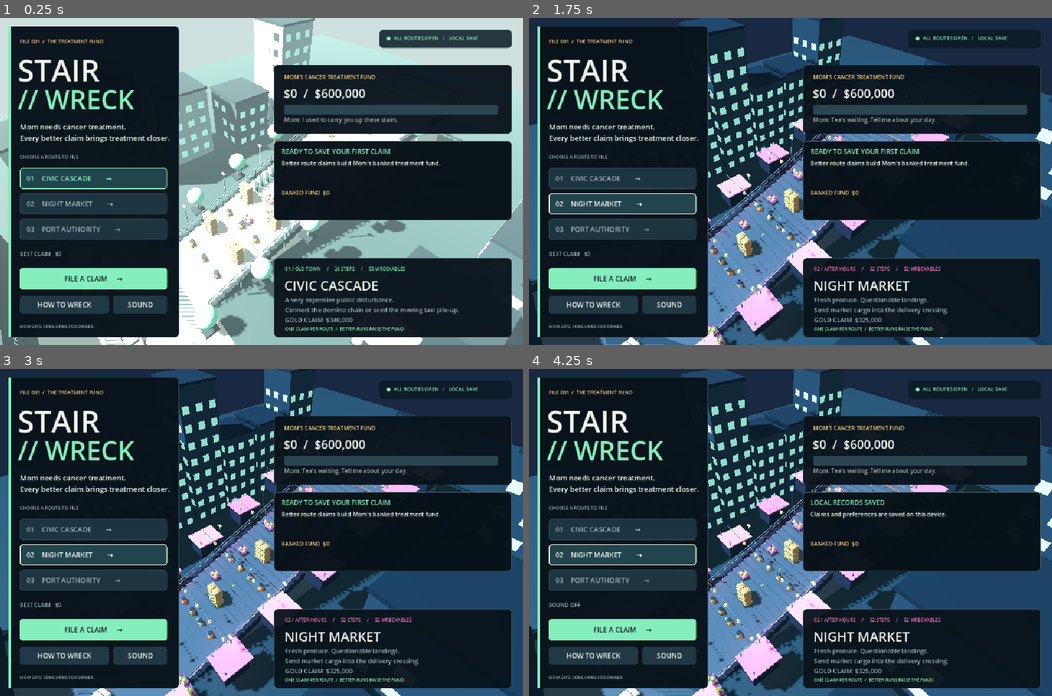
Above: before the commit, frames 1-4 (two rows, left to right).
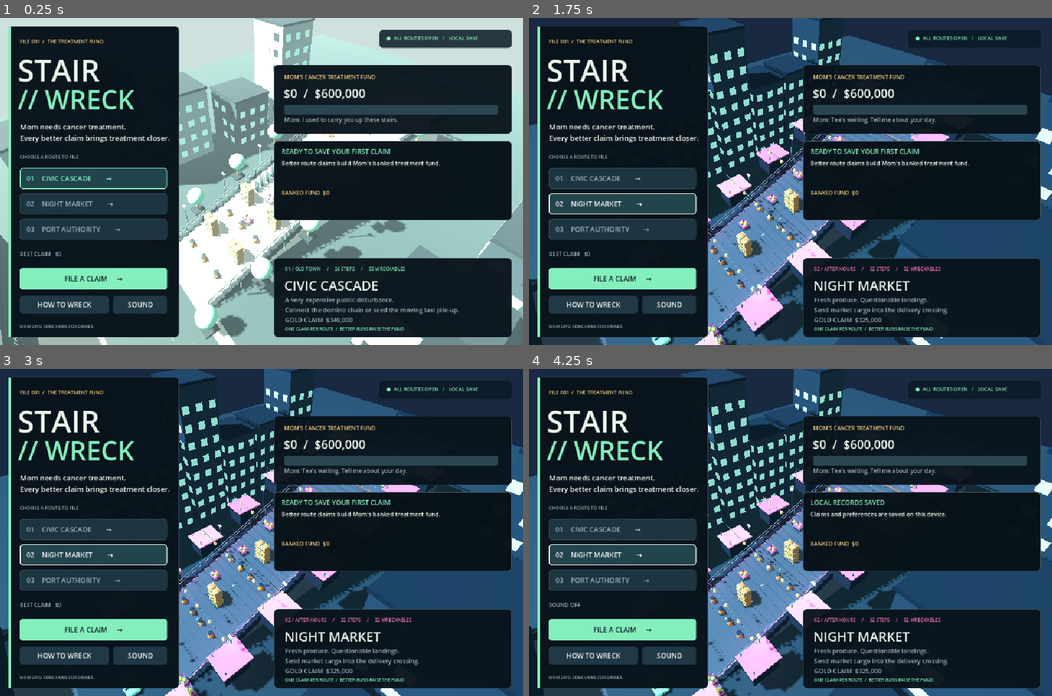
Above: after the commit, the same moments.

Repository: tyler-lemke/skate-dismount
Game: Godot game, scene res://scenes/main.tscn
Same seed, same stepped clock (60 frames per second), same inputs: the game is played once before the commit and once after it. Sound files missing from this copy of the repository are replaced by a short silence.
Inputs (mouse positions are in pixels of both pictures, inside the frame that each line leads up to):
- Up to frame 1 (0.25 s): no input
- Up to frame 2 (1.75 s): click "01 CIVIC CASCADE →" at 0.5 s; tap Enter at 1.25 s; move the mouse to (905, 165) at 1.27 s; hold D from 1.28 s (still down); tap Tab at 1.35 s; click (905, 165) at 1.42 s; tap Space at 1.52 s
- Up to frame 3 (3 s): release D at 2 s; click "02 NIGHT MARKET →" at 2 s; drag from (156, 548) to (235, 597) at 2.77 s
- Up to frame 4 (4.25 s): move the mouse to (842, 460) at 3.52 s; hold D from 3.53 s (still down); tap M at 3.6 s

The runs differ from the first frame. In frame 1, 1.0% of the frame differs, in the area x 18-51%, y 49-100%; in frame 2, 0.3%; in frame 3, 0.4%; in frame 4, 0.4%.

Commit message:
reconstruct: Recover route relays, traffic cascades and campaign verification
Reconstructed retrospectively on 2026-10-31; this is not an original development commit.
Evidence checkpoint (UTC): 2026-10-05T04:56:25.279Z
Evidence: Recorded agent tool calls; only recoverable literal writes and context-matched edits
Literal edits are recovered conservatively; unavailable operations and binary history remain documented gaps.
Date source is recorded tool-call/snapshot evidence, not inferred original Git history.

Diff:
--- a/scripts/world_builder.gd
+++ b/scripts/world_builder.gd
@@ -61,9 +61,12 @@
 			box(Vector3(x,sy+.7,z),Vector3(.09,1.4,.09),"steel")
 		beam(Vector3(x,h+1.4,0),Vector3(x,1.4,length),.075,"steel")
 		beam(Vector3(x,h+.85,0),Vector3(x,.85,length),.04,"accent")
-	static_box("Crash plaza",Vector3(0,-.25,length+9),Vector3(34,.5,18),"concrete")
-	# Flat cross-road continues through genuine curb openings; no invisible wrap.
-	static_box("Traffic cross road",Vector3(0,-.25,length+6.5),Vector3(76,.5,10),"asphalt")
+	# One continuous support hull prevents coplanar slab edges from catching
+	# a car's slightly compressed floor contact as it enters the plaza.
+	static_box("Traffic cross road",Vector3(0,-.25,length+9),Vector3(76,.5,18),"asphalt")
+	# Separate apron surfaces also remove the old overlapping road/plaza faces.
+	box(Vector3(0,.0015,length+.75),Vector3(34,.003,1.5),"concrete")
+	box(Vector3(0,.0015,length+14.75),Vector3(34,.003,6.5),"concrete")
 	static_box("Containment at end",Vector3(0,4.0,length+18),Vector3(36,8.0,.8),"ink")
 	label_3d("END OF THE LINE",Vector3(0,5.5,length+17.58),.75,level.color,Vector3(0,PI,0))
 	label_3d("THANK YOU FOR YOUR COLLATERAL",Vector3(0,4.3,length+17.57),.26,Color("eff5ec"),Vector3(0,PI,0))
@@ -72,8 +75,9 @@
 		static_box("Plaza lower curb",Vector3(x,.45,length+15),Vector3(.5,.9,6),"ink")
 	for x in range(-30,31,4):
 		box(Vector3(x,.015,length+5.35),Vector3(1.6,.025,.08),"yellow")
-	for lane_z in [3.7,7.0]:
-		label_3d("TRAFFIC  >>>",Vector3(9,.035,length+lane_z),.18,level.color,Vector3(-PI/2,0,0))
+	label_3d("TRAFFIC  >>>",Vector3(9,.035,length+3.7),.18,level.color,Vector3(-PI/2,0,0))
+	label_3d("TAXI QUEUE",Vector3(2,.035,length+6.0),.14,level.color,Vector3(-PI/2,0,0))
+	label_3d("<<<  ONCOMING",Vector3(9,.035,length+8.3),.18,level.color,Vector3(-PI/2,0,0))
 	# Start-line runway, arrow inlays, and readable track branding.
 	for z in [-14,-10,-6,-2]:
 		for x in [-2.5,0,2.5]:
@@ -138,8 +142,10 @@
 		for step in range(9,14): spawn("domino",3.3,step*level.run+.5)
 		for step in [14,20]:
 			for side in [-1,1]:
+				# Keep the outside traffic approach clear of the fitted forearm hull.
+				var stack_x: float=side*3.25+(.30 if side<0 else 0.0)
 				for layer in range(3):
-					for offset in [-.52,.52]: spawn("crate",side*3.25+offset,step*level.run+.5,layer*1.05)
+					for offset in [-.52,.52]: spawn("crate",stack_x+offset,step*level.run+.5,layer*1.05)
 		for step in [17,23]:
 			for x in [-3.25,0,3.25]: spawn("barrel",x,step*level.run+.5)
 	elif index == 1:
@@ -163,7 +169,12 @@
 				for layer in range(3): spawn("crate",x,step*level.run+.5,layer*1.05)
 		for step in [14,21,29,36]:
 			for x in [-3.3,0,3.3]: spawn("barrel",x,step*level.run+.5)
-		for x in [-5.2,-2.6,0,2.6,5.2]: spawn("barrel",x,level.steps*level.run+2)
+		# Clear the outside landing while keeping this drum in the cargo avalanche.
+		for x in [-4.8,-2.6,0,2.6,5.2]: spawn("barrel",x,level.steps*level.run+2)
+		# The heavy taxi needs a nearby light relay to reach the drum/cargo line.
+		# Its first relay clears the taxi by .14m and catches a glancing strike;
+		# downstream relays offer a second path into the existing step14 drum.
+		for step in range(10,14): spawn("domino",4.6 if step==10 else 3.4,step*level.run+.5)
 	# Leave the outside approach strips clear, including the launch apron.
 	for x in [-2.0,2.0]: spawn("cone",x,-1.4)
 	for x in [-5.6,5.6]: spawn("barrier",x,level.steps*level.run+11)
@@ -211,12 +222,13 @@
 func populate_traffic() -> void:
 	var length: float = level.steps * level.run
 	# Finite launch-relative fleet. Waiting in READY never advances these encounters.
-	# Civic: passing lanes and a staggered rank. Market: an authored turning lane.
-	# Port: a diagonal approach and narrow terminal gate. All retain physical momentum.
+	# A drives the near lane, B waits in the middle, and C passes in opposition.
+	# Healthy hulls clear each other; a struck B can slide into C's moving lane.
+	# Market keeps its authored turn; Port keeps its diagonal terminal merge.
 	var specs: Array = [
-		[{"x":-19.0,"z":3.7,"speed":5.5,"dir":1},{"x":-20.0,"z":7.0,"speed":6.0,"dir":1},{"x":4.0,"z":9.0,"speed":0.0,"dir":1}],
-		[{"x":-18.0,"z":3.7,"speed":4.2,"dir":1},{"x":-27.0,"z":7.0,"speed":7.0,"dir":1},{"x":1.5,"z":10.0,"speed":0.0,"dir":1,"yaw":.35}],
-		[{"x":-25.0,"z":2.5,"speed":5.8,"dir":1},{"x":-27.0,"z":7.0,"speed":6.5,"dir":1},{"x":3.0,"z":10.0,"speed":0.0,"dir":1,"yaw":PI*.25}]
+		[{"x":-21.0,"z":3.7,"speed":6.5,"dir":1},{"x":2.0,"z":6.0,"speed":0.0,"dir":1},{"x":25.0,"z":8.3,"speed":4.0,"dir":-1}],
+		[{"x":-23.0,"z":3.7,"speed":6.0,"dir":1},{"x":2.0,"z":6.0,"speed":0.0,"dir":1},{"x":25.0,"z":8.3,"speed":4.0,"dir":-1}],
+		[{"x":-27.0,"z":4.3,"speed":6.5,"dir":1},{"x":2.0,"z":6.0,"speed":0.0,"dir":1},{"x":25.0,"z":8.3,"speed":4.0,"dir":-1}]
 	][index]
 	for spec in specs:
 		var car := TrafficCar.new()
--- a/tests/test_playability.gd
+++ b/tests/test_playability.gd
@@ -187,10 +187,7 @@
 		check(property_signatures.size() >= 2,"starting lane changes the physical property handoff sequence on route "+str(route+1))
 		check(variation >= .15,"starting lane changes payout by at least fifteen percent on route "+str(route+1))
 		report.routes.append({"route":route+1,"payout_variation":variation,"distinct_event_sequences":signatures.size(),"runs":outcomes})
-	var unassisted_best_sum: int = game.fund_total()
-	report["unassisted_best_claim_sum"] = unassisted_best_sum
-	report["treatment_goal"] = WreckRules.TREATMENT_GOAL
-	check(unassisted_best_sum >= WreckRules.TREATMENT_GOAL,"measured unassisted route claims can reach treatment funding")
+	report["full_charge_best_claim_sum"] = game.fund_total()
 	var poses: Array[Dictionary] = []
 	for pose in range(3): poses.append(await physical_run(0,0.0,pose))
 	for a in range(3):
@@ -205,6 +202,12 @@
 	check(injury_difference >= 20.0,"tuck versus starfish redistributes at least twenty measured injury-severity points")
 	report["tuck_starfish_injury_difference"] = injury_difference
 	report.poses = poses
+	# All demonstrated unassisted choices count toward route mastery. A partial
+	# charge with a different pose can beat the full-charge approach above.
+	var unassisted_best_sum: int = game.fund_total()
+	report["unassisted_best_claim_sum"] = unassisted_best_sum
+	report["treatment_goal"] = WreckRules.TREATMENT_GOAL
+	check(unassisted_best_sum >= WreckRules.TREATMENT_GOAL,"measured unassisted route claims can reach treatment funding")
 	await replay_and_bank_checks()
 	await boost_checks()
 	report.checks = checks
Not shown, added: docs/evidence/R12-route-relay.md
Not shown, added: docs/repair/REPAIR_NOTES.md
Not shown, changed: docs/repair/RUNNING.md
Not shown, changed: docs/repair/evidence/R06.md
Not shown, added: docs/repair/evidence/R12_good_play.md
Not shown, added: docs/repair/evidence/R12_port_branch.md
Not shown, added: docs/repair/evidence/R12_port_relay.md
Not shown, added: docs/repair/evidence/R12_traffic.md
Not shown, added: docs/repair/evidence/R14.md
